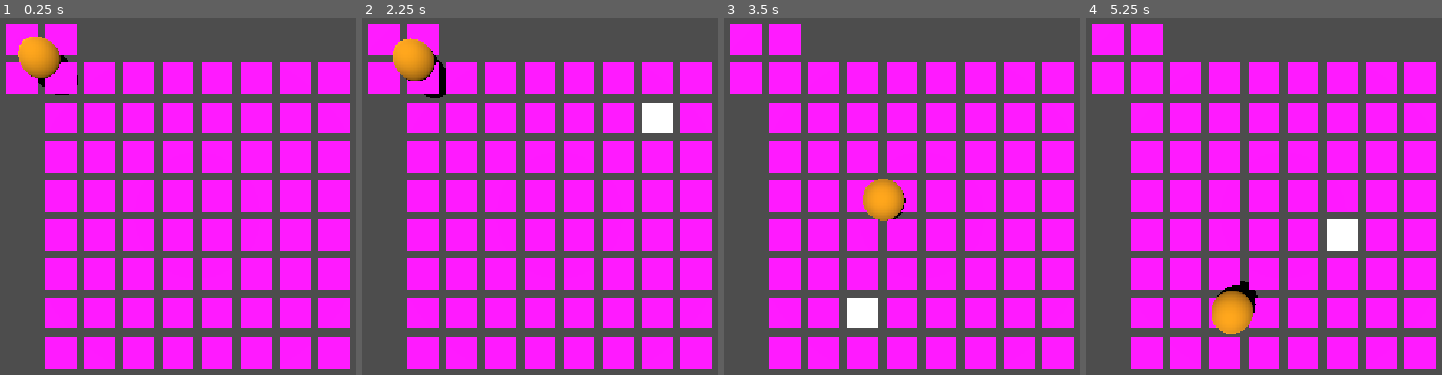
Above: before the commit, frames 1-4 (left to right).
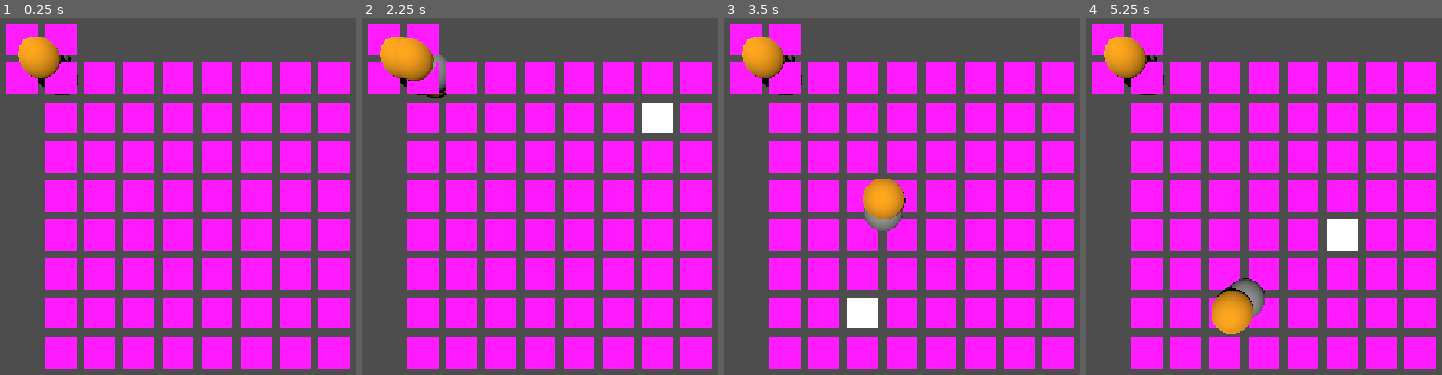
Above: after the commit, the same moments.

Repository: PanKibli0/PRO_grafika
Game: Godot game, scene res://battle.tscn
Same seed, same stepped clock (60 frames per second), same inputs: the game is played once before the commit and once after it.
Inputs (mouse positions are in pixels of both pictures, inside the frame that each line leads up to):
- Up to frame 1 (0.25 s): no input
- Up to frame 2 (2.25 s): tap Enter at 0.5, 2 s; move the mouse to (outside the picture) at 0.52 s; click (outside the picture) at 0.67 s; tap Space at 1.25 s; move the mouse to (397, 235) at 1.27 s; click (397, 235) at 1.42 s; move the mouse to (639, 114) at 2.02 s; click (639, 114) at 2.17 s
- Up to frame 3 (3.5 s): move the mouse to (880, 303) at 2.77 s; click (880, 303) at 2.92 s
- Up to frame 4 (5.25 s): move the mouse to (outside the picture) at 3.52 s; click (outside the picture) at 3.67 s; move the mouse to (outside the picture) at 4.27 s; click (outside the picture) at 4.42 s; tap Space at 5 s; move the mouse to (1324, 214) at 5.02 s; click (1324, 214) at 5.17 s

The runs differ from the first frame. In frame 1, less than 0.1% of the frame differs, in the area x 11-20%, y 5-13%; in frame 2, 0.8%; in frame 3, 1.5%; in frame 4, 1.6%, in the area x 5-51%, y 5-85%.

Commit message:
ulpeszeia

Diff:
--- a/battle.tscn
+++ b/battle.tscn
@@ -1,8 +1,10 @@
-[gd_scene load_steps=10 format=3 uid="uid://gioqd05hgd0g"]
+[gd_scene load_steps=12 format=3 uid="uid://gioqd05hgd0g"]
 
 [ext_resource type="Script" uid="uid://fkkqunly1lwo" path="res://grid_map.gd" id="1_ip7xm"]
 [ext_resource type="Script" uid="uid://c5jjg114m8suk" path="res://camera_3d.gd" id="2_oxp8w"]
 [ext_resource type="PackedScene" uid="uid://bq2ur7tssc2y3" path="res://units/unit.tscn" id="3_7sfm4"]
+[ext_resource type="Script" uid="uid://cwjc26o4o80ou" path="res://unit_list.gd" id="4_6t8i5"]
+[ext_resource type="Script" uid="uid://dp6upvyfg4eqi" path="res://mouse_controller.gd" id="4_i431l"]
 
 [sub_resource type="StandardMaterial3D" id="StandardMaterial3D_w7wwj"]
 albedo_color = Color(1, 0, 1, 0.564706)
@@ -51,12 +53,24 @@
 script = ExtResource("1_ip7xm")
 metadata/_editor_floor_ = Vector3(0, -1, 0)
 
-[node name="Camera3D" type="Camera3D" parent="."]
+[node name="Camera" type="Camera3D" parent="."]
 unique_name_in_owner = true
 transform = Transform3D(1, 0, 0, 0, -4.37114e-08, 1, 0, -1, -4.37114e-08, 0, 4, 0)
 script = ExtResource("2_oxp8w")
 
-[node name="Unit" parent="." instance=ExtResource("3_7sfm4")]
+[node name="MouseController" type="Node" parent="Camera"]
+unique_name_in_owner = true
+script = ExtResource("4_i431l")
+
+[node name="Units" type="Node" parent="."]
+unique_name_in_owner = true
+script = ExtResource("4_6t8i5")
+
+[node name="Unit1" parent="Units" instance=ExtResource("3_7sfm4")]
 unique_name_in_owner = true
 
-[node name="UnitList" type="Node3D" parent="."]
+[node name="Unit2" parent="Units" instance=ExtResource("3_7sfm4")]
+unique_name_in_owner = true
+
+[node name="Unit3" parent="Units" instance=ExtResource("3_7sfm4")]
+unique_name_in_owner = true
--- a/camera_3d.gd
+++ b/camera_3d.gd
@@ -1,47 +1,8 @@
 extends Camera3D
 
 @onready var grid = %Grid
-@onready var camera =  %Camera3D
-@onready var unit = %Unit
+@onready var camera =  %Camera
 
-var selected_cell: Vector3i = Vector3i.ZERO
-
-func _ready() -> void:
+func _ready():
 	var middle = grid.gridSize/2
 	camera.position = Vector3i(middle, 8, middle)
-	print(unit.position)
-
-func _input(event):
-	if event is InputEventMouseMotion:
-		var cell = _get_tile_at_mouse_position(event.position)
-
-		_select_cell(cell)
-
-	if event is InputEventMouseButton and event.pressed and event.button_index == MOUSE_BUTTON_LEFT:
-		#and unit.target_position == unit.position
-		var cell = _get_tile_at_mouse_position(event.position)
-
-		if cell != Vector3i(unit.target_position):
-			print("ruch")
-			unit.target_position = grid.map_to_local(cell)
-
-func _get_tile_at_mouse_position(mouse_position) -> Vector3i:
-	var space_state = get_world_3d().direct_space_state
-	var from = project_ray_origin(mouse_position)
-	var to = from + project_ray_normal(mouse_position) * 1000
-
-	var query = PhysicsRayQueryParameters3D.create(from, to)
-	var result = space_state.intersect_ray(query)
-
-	if result.has("position"):
-		return grid.local_to_map(result.position)
-
-	return selected_cell
-
-
-
-func _select_cell(cell: Vector3i):
-	if selected_cell != cell:
-		grid.set_cell_item(selected_cell, 0)
-		selected_cell = cell
-		grid.set_cell_item(selected_cell, 1)
--- /dev/null
+++ b/mouse_controller.gd
@@ -0,0 +1,40 @@
+extends Node
+
+@onready var grid = %Grid
+@onready var camera =  %Camera
+@onready var unit: Unit = null
+
+var selected_cell: Vector3i = Vector3i.ZERO
+
+func _input(event):
+	if event is InputEventMouseMotion:
+		var cell = _get_tile_at_mouse_position(event.position)
+
+		_select_cell(cell)
+
+	if event is InputEventMouseButton and event.pressed and event.button_index == MOUSE_BUTTON_LEFT:
+		#and unit.target_position == unit.position
+		var cell = _get_tile_at_mouse_position(event.position)
+
+		if cell != Vector3i(unit.target_position):
+			print("ruch")
+			unit.target_position = grid.map_to_local(cell)
+
+func _get_tile_at_mouse_position(mouse_position) -> Vector3i:
+	var space_state = camera.get_world_3d().direct_space_state
+	var from = camera.project_ray_origin(mouse_position)
+	var to = from + camera.project_ray_normal(mouse_position) * 1000
+
+	var query = PhysicsRayQueryParameters3D.create(from, to)
+	var result = space_state.intersect_ray(query)
+
+	if result.has("position"):
+		return grid.local_to_map(result.position)
+
+	return selected_cell
+
+func _select_cell(cell: Vector3i):
+	if selected_cell != cell:
+		grid.set_cell_item(selected_cell, 0)
+		selected_cell = cell
+		grid.set_cell_item(selected_cell, 1)
--- /dev/null
+++ b/unit_list.gd
@@ -0,0 +1,33 @@
+extends Node
+
+@onready var units = %Units
+@onready var mouseController = %MouseController
+
+var active_unit_index = -1
+var units_list = []
+
+func _ready():
+	units_list = get_children()
+
+	_change_active_unit()
+	_set_active_unit()
+
+	#for unit in units_list:
+		#unit.connect("movement_finished", self, "_change_active_unit")
+
+#	POLACZENIE SYGNALOW COS NIE WCHODZI ABY ZmIENIAC JEDNOSTKI
+
+func sig():
+	print("SIGNAl")
+
+func _change_active_unit():
+
+	active_unit_index = (active_unit_index + 1) % units_list.size()
+	mouseController.unit = units_list[active_unit_index]
+
+func _set_active_unit():
+	for i in range(units_list.size()):
+		if i == active_unit_index:
+			units_list[i].set_process(true)
+		else:
+			units_list[i].set_process(false)
--- /dev/null
+++ b/unit_stats.gd
@@ -0,0 +1,2 @@
+class_name unitStats
+extends Resource
--- a/units/unit.gd
+++ b/units/unit.gd
@@ -1,17 +1,26 @@
+class_name Unit
 extends CharacterBody3D
+
+signal movement_finished
 
 var target_position: Vector3
 var speed = 5.0
-var stopping_distance = 0.1
+
+#@export var stats = UnitStats
 
 func _ready():
 	target_position = global_transform.origin
 
 func _physics_process(_delta):
+
 	var direction = (target_position - global_transform.origin).normalized()
 
-	if global_transform.origin.distance_to(target_position) > stopping_distance:
+	if global_transform.origin.distance_to(target_position) > 0.1:
+		if direction.length() > 0.1:
+			look_at(target_position, Vector3.UP)
 		velocity = direction * speed
 	else:
 		velocity = Vector3.ZERO
+		emit_signal("movement_finished")
+
 	move_and_slide()
--- a/units/unit.tscn
+++ b/units/unit.tscn
@@ -10,6 +10,9 @@
 [sub_resource type="CapsuleMesh" id="CapsuleMesh_ctwoc"]
 material = SubResource("StandardMaterial3D_btf8p")
 
+[sub_resource type="CapsuleMesh" id="CapsuleMesh_2atv2"]
+height = 1.0
+
 [node name="Unit" type="CharacterBody3D"]
 script = ExtResource("1_btf8p")
 
@@ -19,3 +22,7 @@
 
 [node name="Model" type="MeshInstance3D" parent="."]
 mesh = SubResource("CapsuleMesh_ctwoc")
+
+[node name="MeshInstance3D" type="MeshInstance3D" parent="."]
+transform = Transform3D(1, 0, 0, 0, 1, 0, 0, 0, 1, 0, 0, -0.3)
+mesh = SubResource("CapsuleMesh_2atv2")
Not shown, added: mouse_controller.gd.uid
Not shown, added: unit_list.gd.uid
Not shown, added: unit_stats.gd.uid
Not shown: 1 places in units/unit.tscn that only renumber resources
